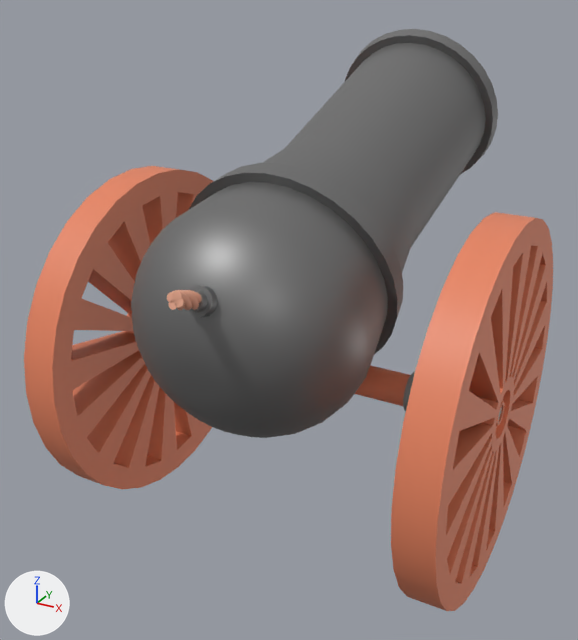
An edit to the FBX model Assets/Models/Cannon.fbx, drawn before and after from the same camera.
One viewpoint serves both versions: a 50 mm camera at (0.871, -1.663, 0.951) aimed at (-0.072, 0.052, 0.094). Every picture has the same lights, and +X, +Y and +Z are marked at lower left. The picture after the commit comes second. Where no turn or scale is listed for an object, it has been applied to the vertices.

The scene before the commit, as lines of its bpy script (objects in view):
```python
mat_material_001 = principled_material('Material.001')
mat_material_001.base_color = (0.227, 0.227, 0.227)  # grey #838383
mat_material_001.metallic = 0.658
mat_material_003 = principled_material('Material.003')
mat_material_003.base_color = (0.8, 0.232, 0.118)  # orange #e78460
me_cylinder_002 = bpy.data.meshes.new('Cylinder.002')
me_cylinder_002.from_pydata(...)  # 1312 vertices, 1346 faces; spans x -0.525..0.525, y -0.459..0.459, z -0.459..0.459
# faces by material slot: [1280, 66]
me_cylinder_002.materials.append(mat_material_003)  # orange #e78460
me_cylinder_002.materials.append(mat_material_004)  # grey #a3a3a3
me_cylinder_003 = bpy.data.meshes.new('Cylinder.003')
me_cylinder_003.from_pydata(...)  # 640 vertices, 609 faces; spans x -0.285..0.285, y -0.492..0.832, z -0.36..0.484
me_cylinder_003.materials.append(mat_material_001)  # grey #838383
me_cylinder_004 = bpy.data.meshes.new('Cylinder.004')
me_cylinder_004.from_pydata(...)  # 160 vertices, 130 faces; spans x -0.0313..0.0313, y -0.0367..0.0218, z -0.0327..0.0327
me_cylinder_004.materials.append(mat_material_001)  # grey #838383
ob_cylinder = bpy.data.objects.new('Cylinder', me_cylinder_002)
ob_cylinder.location = (0.0, 0.0, 0.0)
ob_cylinder_001 = bpy.data.objects.new('Cylinder.001', me_cylinder_003)
ob_cylinder_001.location = (0.0, 0.0, 0.306)
ob_cylinder_002 = bpy.data.objects.new('Cylinder.002', me_cylinder_004)
ob_cylinder_002.location = (0.026, -0.48, 0.358)
```
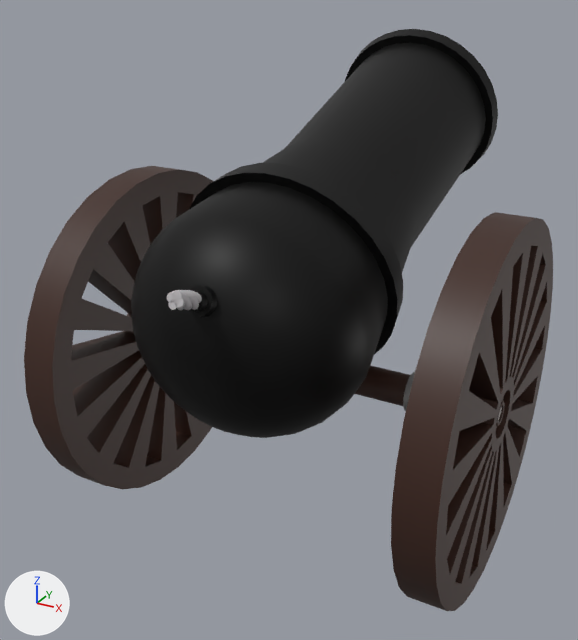
Commit message: Updated cannon/ammo/ship

Location of each change, [x1, y1, x2, y2] in pixels of the pictures (578 x 640 px):
'Cylinder.001', recoloured (grey to black)
    both: [131, 29, 498, 438]
'Cylinder', recoloured (darker)
    both: [24, 166, 553, 611]
'Cylinder.002', recoloured (grey to black)
    both: [187, 285, 217, 317]

What changed in the scene script:
```text
Change mat_material_001:
    mat_material_001.base_color: (0.227, 0.227, 0.227) -> (0.0102, 0.0102, 0.0102)  # grey #838383 -> black #1a1a1a
Change mat_material_003:
    mat_material_003.base_color: (0.8, 0.232, 0.118) -> (0.0472, 0.0169, 0.0101)  # orange #e78460 -> brown #3d231a
```
